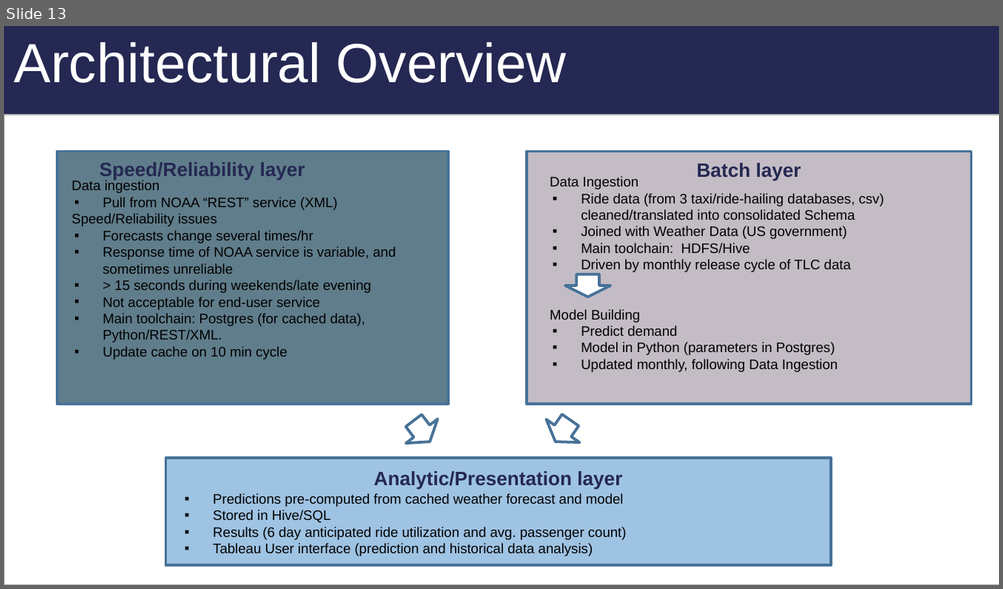
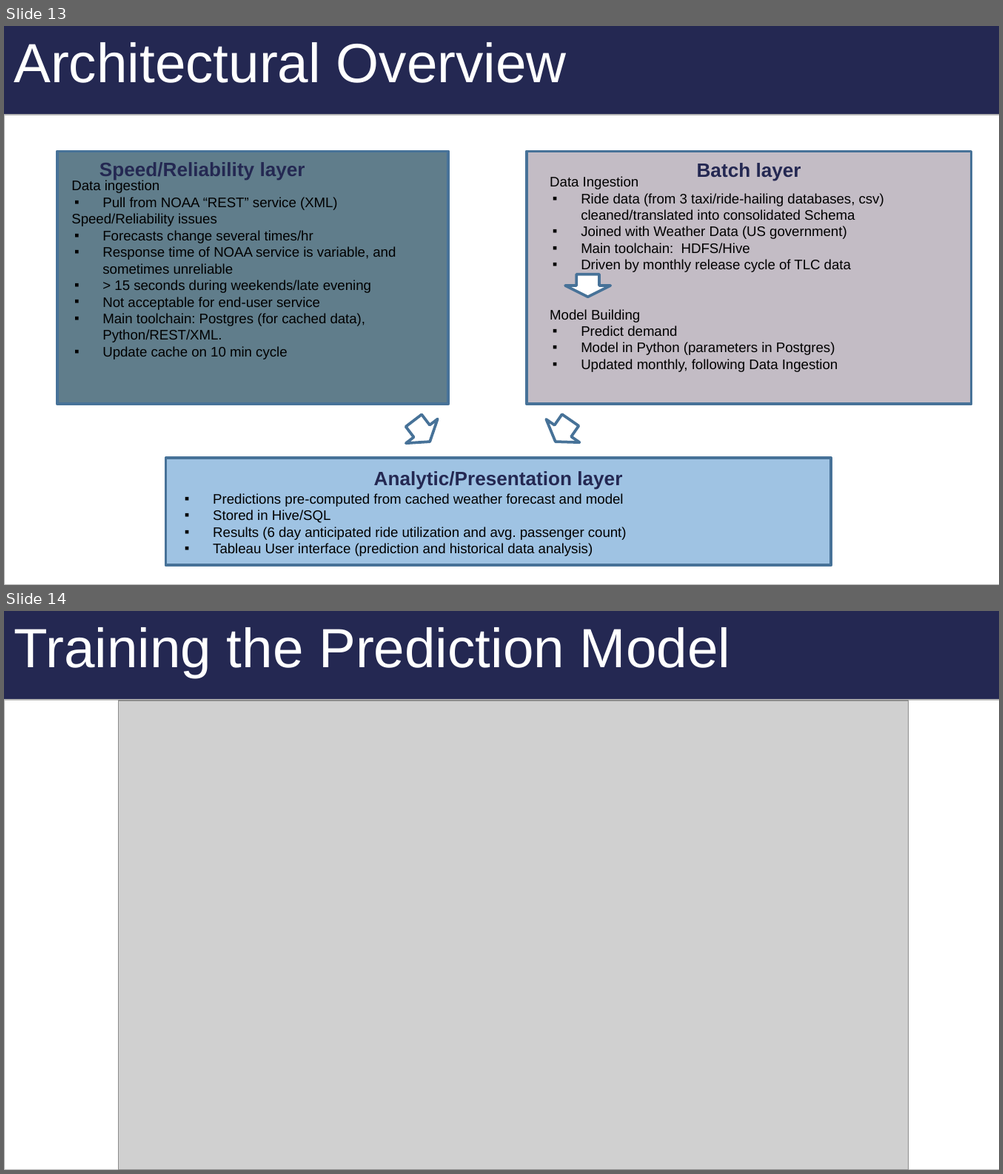
Before and after one commit to blakkan/CabStuff, a slide deck: W205-TaxiNYC-FinalPresentation-JB-RN-AP.pptx. Shown one above the other, each under a label of ours: slide 13 before the commit, slides 13 and 14 after it. The pictures are 1003x589 and 1003x1174 pixels, drawn with LibreOffice and Linux fonts; fonts in the diff are those of the drawing; grey boxes stand for pictures. Boxes give left, top, right and bottom in pixels: in the first picture for what was removed or moved away, otherwise in the second. Text is boxed around its words. In the diff, an @@ line names an element or a change of style, - is before the commit and + after.

Commit message:
added yellow cab training cost

```diff
--- a/W205-TaxiNYC-FinalPresentation-JB-RN-AP.pptx
+++ b/W205-TaxiNYC-FinalPresentation-JB-RN-AP.pptx
@@ slide 14 added at bbox=[4, 611, 999, 1170], background gradient #B7B7B7 to #C2D8F5 to #E1EBF9; not listed: 1 template element that a slide beside it also shows @@
@@ title added at bbox=[14, 627, 730, 678], 40 pt, text #FFFFFF @@
+Training the Prediction Model
@@ rectangle added at bbox=[5, 700, 999, 1170], fill #FFFFFF, outline #B7B7B7 0.75 pt @@
@@ picture added at bbox=[119, 701, 908, 1170] @@
```
Also in this commit, not shown: 1 other file.
